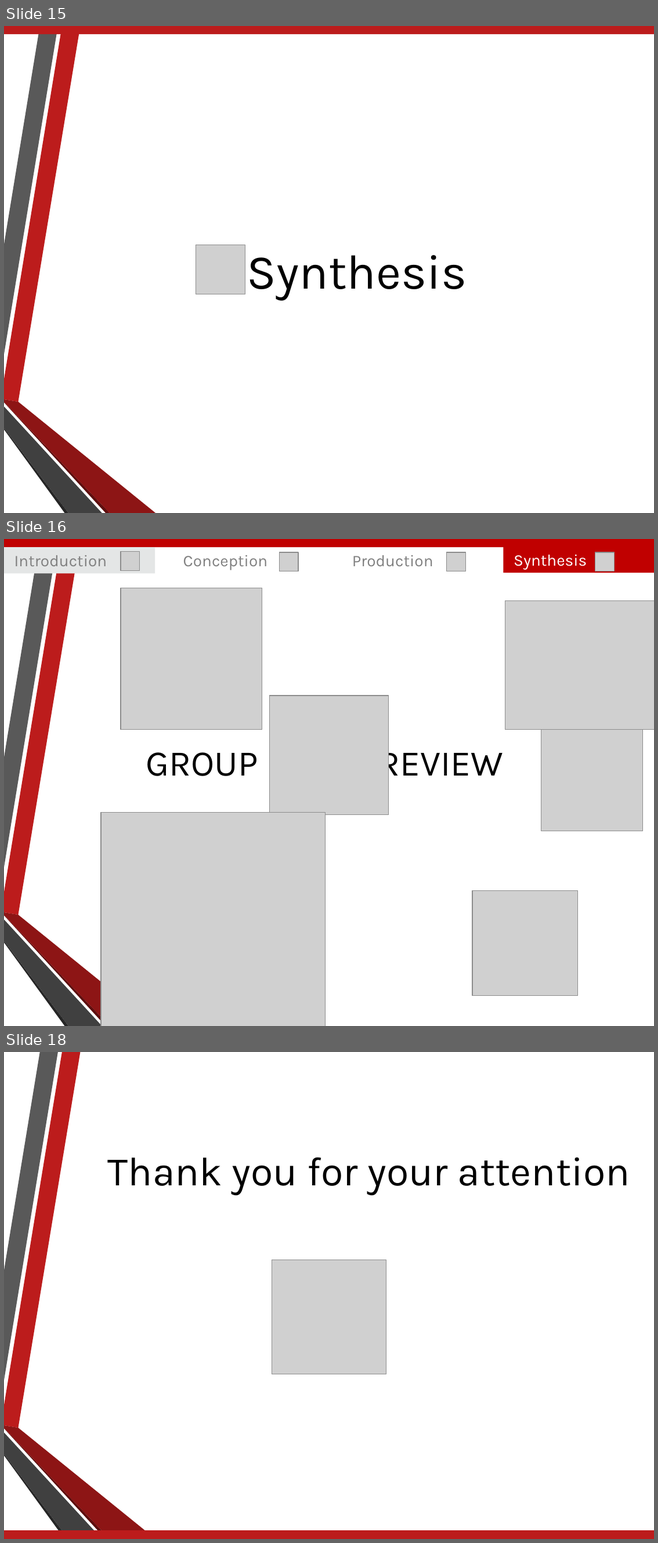
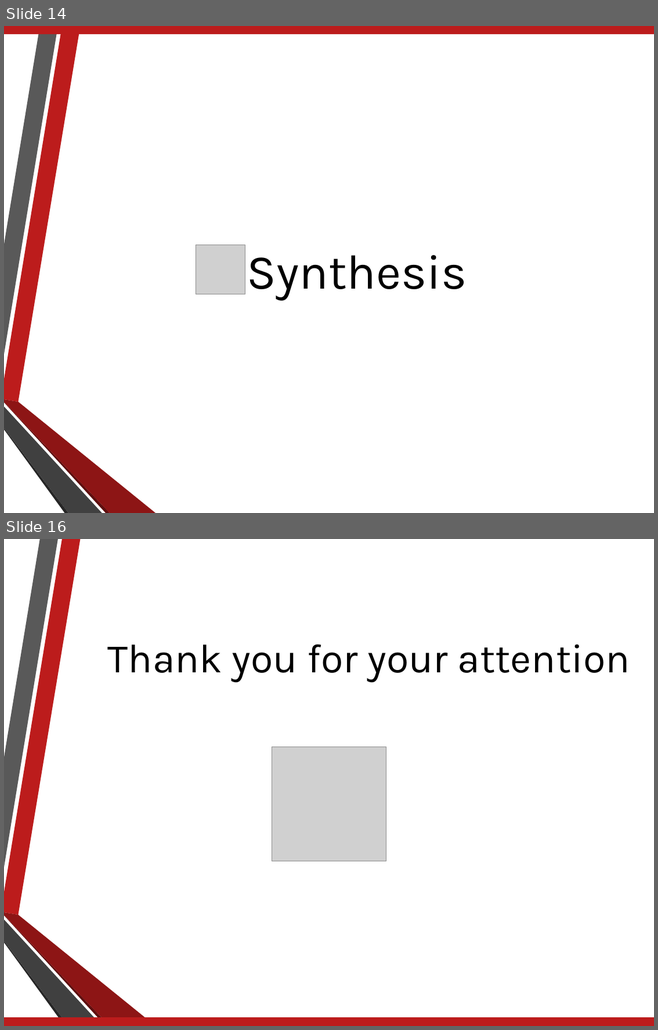
Before and after one commit to Amaknes/ProjetWeb, a slide deck: Livrables/Diapo_Projet_Web.pptx. Shown one above the other, each under a label of ours: slides 15, 16 and 18 before the commit, slides 14 and 16 after it; the slides between them are not shown. The pictures are 658x1543 and 658x1030 pixels, drawn with LibreOffice and Linux fonts; fonts in the diff are those of the drawing; grey boxes stand for pictures; background and template pictures are left out. Boxes give left, top, right and bottom in pixels: in the first picture for what was removed or moved away, otherwise in the second. Text is boxed around its words. In the diff, an @@ line names an element or a change of style, - is before the commit and + after.

```diff
--- a/Livrables/Diapo_Projet_Web.pptx
+++ b/Livrables/Diapo_Projet_Web.pptx
@@ slide 16 removed at bbox=[4, 539, 654, 1026], background picture (left out); not listed: 6 template elements that a slide beside it also shows @@
@@ rectangle removed at bbox=[4, 539, 654, 548] @@
@@ rectangle removed at bbox=[4, 548, 155, 573] @@
-Introduction
@@ picture removed at bbox=[121, 552, 140, 571] @@
@@ text removed at bbox=[183, 555, 268, 570] @@
-Conception
@@ picture removed at bbox=[280, 553, 298, 571] @@
@@ text removed at bbox=[352, 555, 433, 566] @@
-Production
@@ picture removed at bbox=[447, 553, 465, 571] @@
@@ rectangle removed at bbox=[503, 547, 654, 573] @@
-Synthesis
@@ picture removed at bbox=[594, 553, 614, 571] @@
@@ picture removed at bbox=[121, 588, 263, 730] @@
@@ picture removed at bbox=[505, 601, 654, 730] @@
@@ picture removed at bbox=[269, 696, 389, 815] @@
@@ picture removed at bbox=[541, 729, 643, 831] @@
@@ text removed at bbox=[146, 743, 503, 784] @@
-GROUP REVIEW
@@ picture removed at bbox=[101, 813, 325, 1026] @@
@@ picture removed at bbox=[471, 891, 577, 996] @@
@@ what was slide 15 is now slide 14 @@
@@ what was slide 18 is now slide 16 @@
```
Also in this commit, not shown: 4 slides changed, 1 other slide removed.
